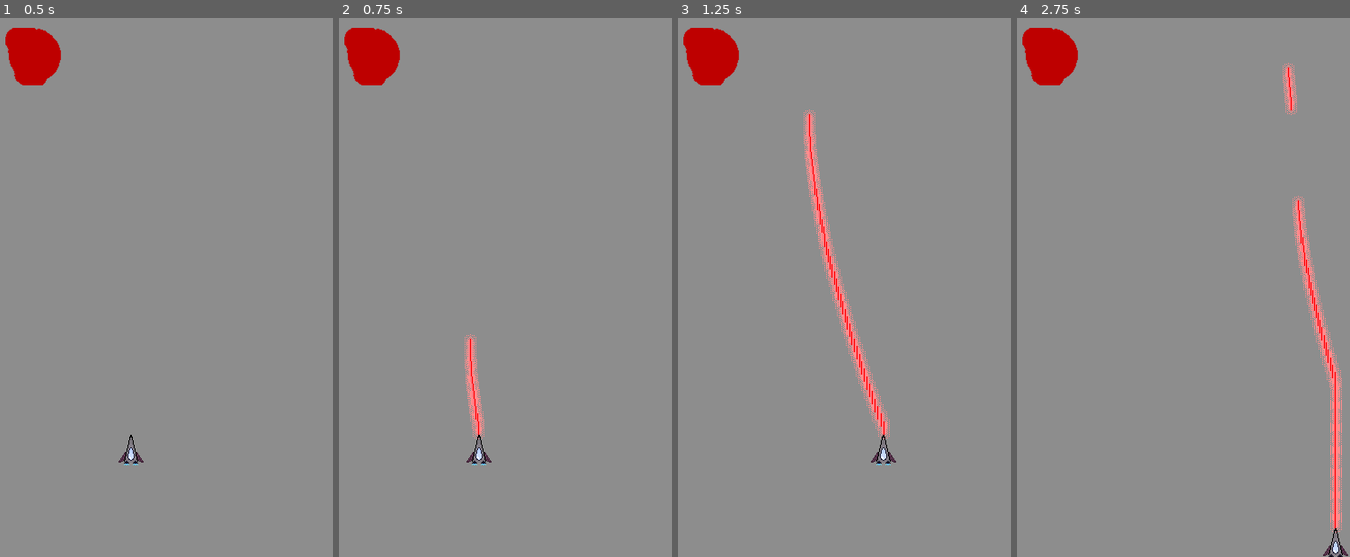
Above: before the commit, frames 1-4 (left to right).
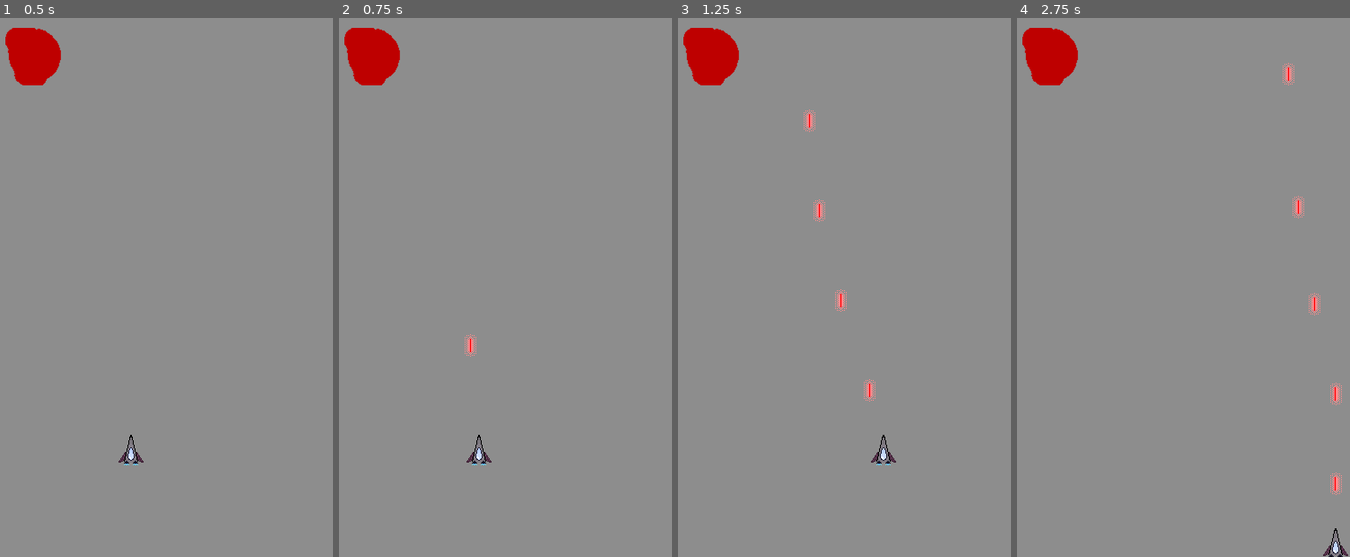
Above: after the commit, the same moments.

Repository: DevelopedAphid/Space-Exploration
Game: Godot game, scene res://Main.tscn
The game is run twice, just before and just after one commit, with the same random seed, the same clock (stepped at 60 frames per second) and the same inputs.
Inputs:
- Up to frame 1 (0.5 s): no input
- Up to frame 2 (0.75 s): tap Enter at 0.5 s; hold Right (ui_right) from 0.53 s (still down); hold Space (ui_select) from 0.53 s (still down)
- Up to frame 3 (1.25 s): keep holding Right (ui_right); keep holding Space (ui_select)
- Up to frame 4 (2.75 s): release Right (ui_right) at 1.28 s; release Space (ui_select) at 1.28 s; hold Down (ui_down) 1.28-2.03 s; tap Space (ui_select) at 1.35, 1.52, 1.82 s; hold Right (ui_right) from 2.03 s (still down); hold Space (ui_select) from 2.03 s (still down)

Frame 1 is identical in both runs. In frame 2, 0.4% of the frame differs, in the area x 37-44%, y 60-79%; in frame 3, 1.6%; in frame 4, 1.6%, in the area x 80-98%, y 10-96%.

Commit message:
Laser cooldown
- Adds a cooldown to the laser so you can't shoot non-stop
- Reduce light blocker HP

Diff:
--- a/Laser.gd
+++ b/Laser.gd
@@ -12,8 +12,6 @@
 	laser_direction = rotation - PI/2
 	laser_velocity = Vector2(laser_speed, 0).rotated(laser_direction)
 
-	#to do: laser cooldown timer so you can only shoot x per second
-
 func _process(delta):
 	global_position += laser_velocity * delta
 
--- a/LightBlocker.gd
+++ b/LightBlocker.gd
@@ -1,7 +1,7 @@
 extends Area2D
 
-var hitpoints = 300
+var hitpoints = 30
 
-func _process(delta):
+func _process(_delta):
 	if hitpoints <= 0:
 		queue_free()
--- a/Player.gd
+++ b/Player.gd
@@ -1,5 +1,6 @@
 extends Area2D
 
+#movement variables
 var thrust = 500
 var velocity = Vector2()
 var max_velocity = 150
@@ -8,7 +9,10 @@
 var rotation_rate = PI/2
 var screen_size
 
-
+#laser variables
+var ready_to_shoot = true
+var shoot_timer
+var shoot_interval = 0.2
 onready var Laser = preload("res://Laser.tscn")
 
 func _ready():
@@ -16,27 +20,14 @@
 	position.x = screen_size.x / 2
 	position.y = screen_size.y / 1.25
 
+	#prepare the laser timer
+	shoot_timer = Timer.new()
+	shoot_timer.wait_time = shoot_interval
+	shoot_timer.connect("timeout", self, "_on_shoot_timer_timeout")
+	add_child(shoot_timer)
+
 func _process(delta):
-#	#free movement (explorer)
-#	#rotation
-#	if Input.is_action_pressed("ui_right"):
-#		rotation += rotation_rate * delta
-#	if Input.is_action_pressed("ui_left"):
-#		rotation -= rotation_rate * delta
-#	#acceleration
-#	if Input.is_action_pressed("ui_up"):
-#		acceleration = Vector2(thrust, 0).rotated(rotation-PI/2) # - PI/2 accounts for sprite pointing upward
-#	else:
-#		acceleration = Vector2(0, 0)
-#	acceleration += velocity * -friction
-#	#velocity
-#	velocity += acceleration * delta
-#	position += velocity * delta
-#
-#	velocity = velocity.clamped(max_velocity)
-#
-
-	#restricted movement (vertical SHMUP)
+	#keyboard input
 	if Input.is_action_pressed("ui_right"):
 		acceleration = Vector2(thrust,0)
 	elif Input.is_action_pressed("ui_left"):
@@ -46,15 +37,20 @@
 	elif Input.is_action_pressed("ui_down"):
 		acceleration = Vector2(0,thrust)
 	else: acceleration = Vector2(0,0)
-
+	#movement
 	acceleration += velocity * -friction
 	velocity += acceleration * delta
 	position += velocity * delta
-
+	#clamp player bounds of the screen
 	position.x = clamp(position.x, 16, screen_size.x - 16) #12 is to offset size of the player
 	position.y = clamp(position.y, 16, screen_size.y - 16) #12 is to offset size of the player
 
 	#shoot lasers
-	if Input.is_action_pressed("ui_select"):
+	if Input.is_action_pressed("ui_select") and ready_to_shoot:
 		var laser = Laser.instance()
 		get_parent().add_child(laser)
+		ready_to_shoot = false
+		shoot_timer.start()
+
+func _on_shoot_timer_timeout():
+	ready_to_shoot = true
Not shown: 2 places in Main.tscn that only renumber resources
